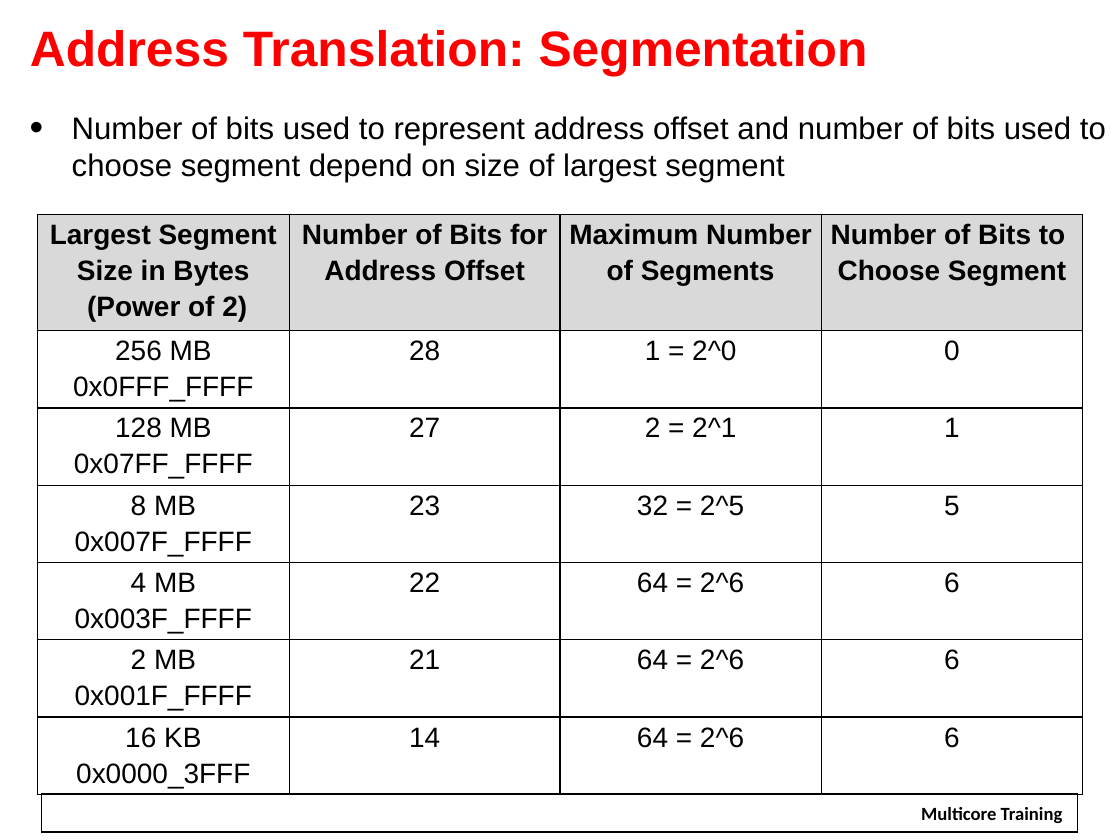
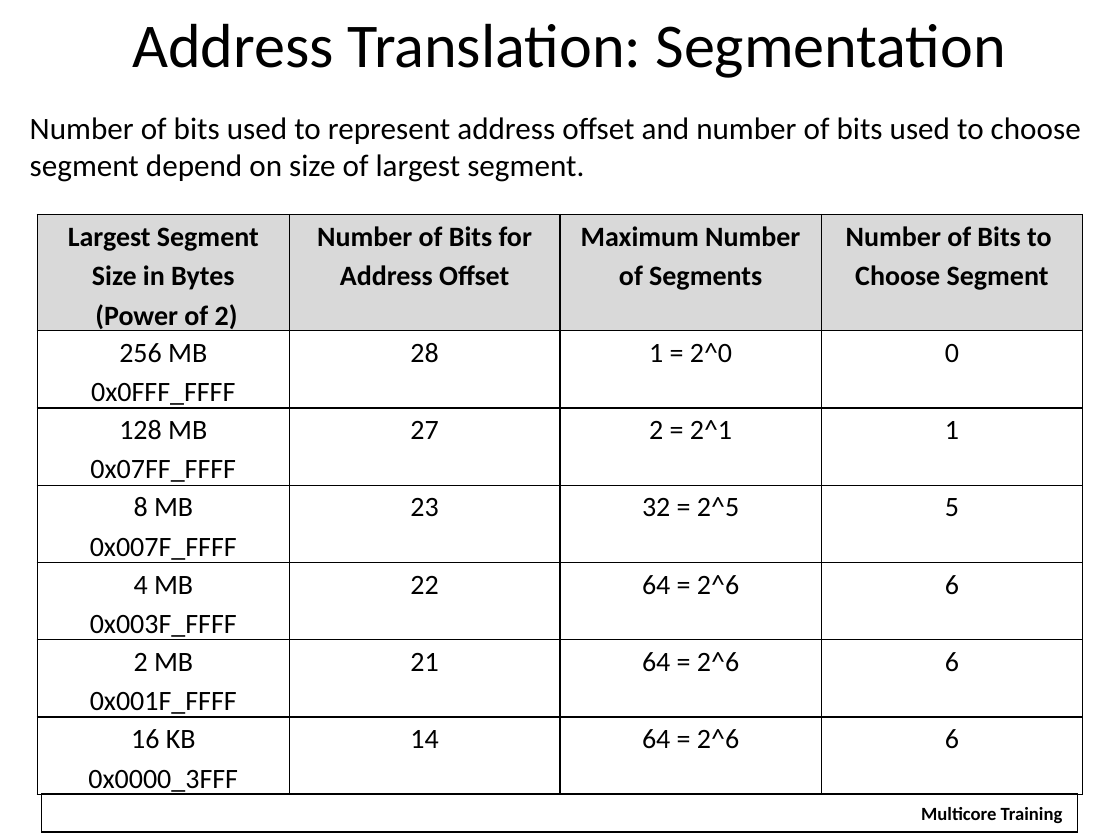
Before and after one commit to hari1989/keystone-workshop, a slide deck: slide 16 of slides/Intro to Hyperlink.pptx. Drawn at 1120x840 pixels with LibreOffice and Linux fonts; fonts in the diff are those of the drawing; background and template pictures are left out. Boxes give left, top, right and bottom in pixels: in the first picture for what was removed or moved away, otherwise in the second. Text is boxed around its words. In the diff, an @@ line names an element or a change of style, - is before the commit and + after.

```diff
--- a/slides/Intro to Hyperlink.pptx
+++ b/slides/Intro to Hyperlink.pptx
@@ text "Address Translation: Segmentation": place and size @@
-text "Address Translation: Segmentation" at bbox=[30, 30, 868, 77]
+text "Address Translation: Segmentation" at bbox=[132, 23, 1006, 78]
@@ text "Address Translation: Segmentation" at bbox=[132, 23, 1006, 78]: size 32 to 40 pt, font Arial to Calibri, text colour #FF0000 to #000000, bold off; alignment left to centre; vertical alignment middle to top @@
@@ text at bbox=[30, 117, 1081, 182]: text changed; font Arial to Calibri @@
-• Number of bits used to represent address offset and number of bits used to choose segment depend on size of largest segment
+Number of bits used to represent address offset and number of bits used to choose segment depend on size of largest segment.
@@ table at bbox=[37, 215, 1082, 798] @@
@@ font Arial to Calibri @@
```
Also in this commit, not shown: 63 other slides changed, 3 other files.
